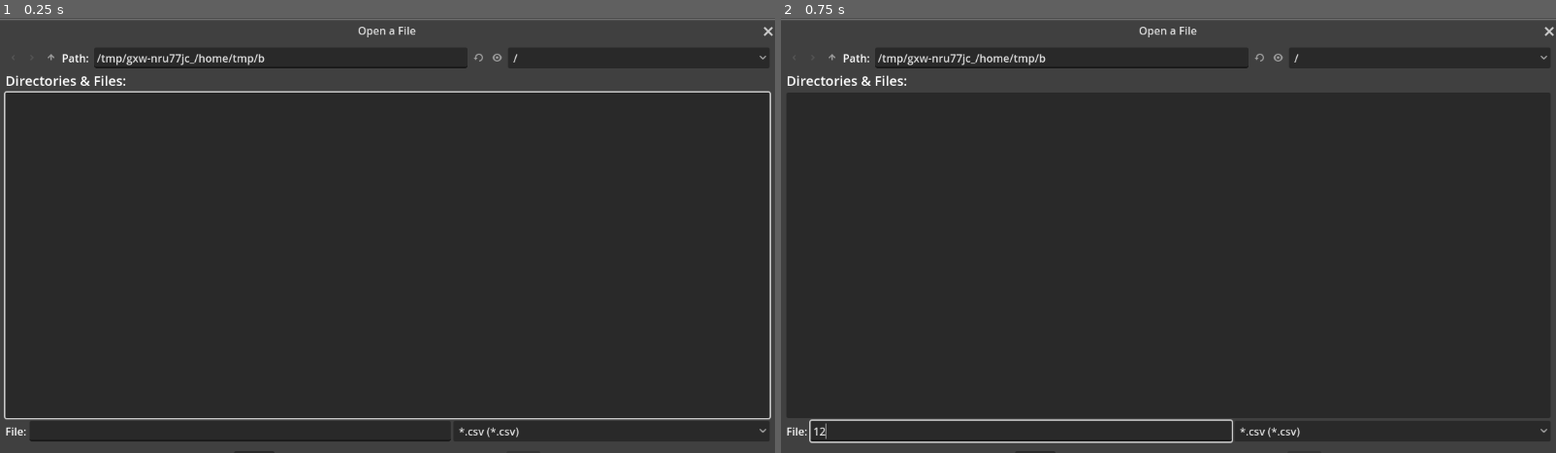
Above: before the commit, frames 1-2 (left to right).
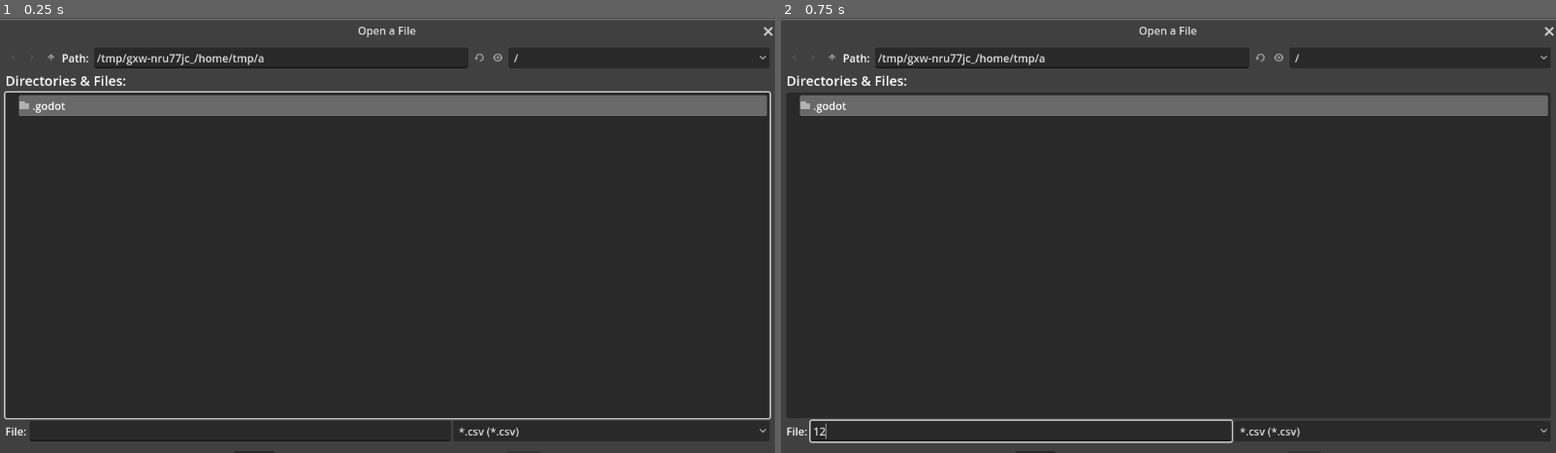
Above: after the commit, the same moments.

Repository: WarhawkPrime/Codierungstheorie
Game: Godot game, scene res://Main.tscn
The game is run twice, just before and just after one commit, with the same random seed, the same clock (stepped at 60 frames per second) and the same inputs. The engine's default icon, where the game draws it, is replaced by a stand-in: a white triangle on a blue panel in a dark square.
Inputs (mouse positions are in pixels of both pictures, inside the frame that each line leads up to):
- Up to frame 1 (0.25 s): no input
- Up to frame 2 (0.75 s): click (1021, 431) at 0.52 s; type "12" at 0.6 s

The runs differ from the first frame. In frame 1, 4.6% of the frame differs, in the area x 2-99%, y 8-23%; in frame 2, 4.6%.

Commit message:
Do be squashed

Diff:
--- a/MultMatrix/Main.gd
+++ b/MultMatrix/Main.gd
@@ -146,9 +146,10 @@
 
 func _on_h_slider_drag_ended(value_changed):
 	var value = $Toolbar/HSlider.value
-	var new_scale = Vector2.ONE * value / 100
+	print(value)
+	var new_scale = Vector2.ONE * value / 1000
 	if(fast):
-		cell_size = default_cell_size * ( value / 100 )
+		cell_size = default_cell_size * ( value / 1000 )
 		queue_redraw()
 	else:
 		rect_container.scale = new_scale
@@ -181,3 +182,8 @@
 
 func _on_button_pressed():
 	save_to()
+
+func _on_value_text_submitted(new_text):
+	var string_val: String = new_text
+	$Toolbar/HSlider.value = string_val.to_int()
+	_on_h_slider_drag_ended(string_val.to_int())
--- a/MultMatrix/Main.tscn
+++ b/MultMatrix/Main.tscn
@@ -23,6 +23,7 @@
 file_mode = 0
 access = 2
 filters = PackedStringArray("*.csv")
+show_hidden_files = true
 
 [node name="Main" type="VBoxContainer" parent="." node_paths=PackedStringArray("fileDialog")]
 layout_mode = 1
@@ -40,100 +41,66 @@
 
 [node name="HSeparator" type="HSeparator" parent="Main"]
 layout_mode = 2
-offset_right = 1152.0
-offset_bottom = 4.0
 
 [node name="Toolbar" type="HBoxContainer" parent="Main"]
-custom_minimum_size = Vector2i(0, 50)
+custom_minimum_size = Vector2(0, 50)
 layout_mode = 2
-offset_top = 8.0
-offset_right = 1152.0
-offset_bottom = 58.0
 
 [node name="OpenFile" type="Button" parent="Main/Toolbar"]
-custom_minimum_size = Vector2i(100, 50)
+custom_minimum_size = Vector2(100, 50)
 layout_mode = 2
-offset_right = 100.0
-offset_bottom = 50.0
 size_flags_vertical = 4
 text = "Open file ..."
 
 [node name="Color" type="VBoxContainer" parent="Main/Toolbar"]
 layout_mode = 2
-offset_left = 104.0
-offset_right = 146.0
-offset_bottom = 50.0
 
 [node name="Label" type="Label" parent="Main/Toolbar/Color"]
 layout_mode = 2
-offset_right = 42.0
-offset_bottom = 26.0
 size_flags_horizontal = 4
 text = "Color"
 horizontal_alignment = 1
 
 [node name="ColorPickerButton" type="ColorPickerButton" parent="Main/Toolbar/Color"]
+custom_minimum_size = Vector2(0, 25)
 layout_mode = 2
-offset_top = 30.0
-offset_right = 42.0
-offset_bottom = 38.0
 icon = ExtResource("2_x05n1")
 expand_icon = true
 edit_alpha = false
 
 [node name="Scale" type="Label" parent="Main/Toolbar"]
 layout_mode = 2
-offset_left = 150.0
-offset_top = 12.0
-offset_right = 190.0
-offset_bottom = 38.0
 text = "Scale"
 
 [node name="HSlider" type="HSlider" parent="Main/Toolbar"]
 layout_mode = 2
-offset_left = 194.0
-offset_top = 17.0
-offset_right = 1048.0
-offset_bottom = 33.0
 size_flags_horizontal = 3
 size_flags_vertical = 4
-max_value = 500.0
-value = 100.0
+max_value = 5000.0
+value = 1000.0
 allow_greater = true
 ticks_on_borders = true
 
-[node name="Value" type="Label" parent="Main/Toolbar"]
+[node name="Value" type="LineEdit" parent="Main/Toolbar"]
+custom_minimum_size = Vector2(100, 40)
 layout_mode = 2
-offset_left = 1052.0
-offset_top = 12.0
-offset_right = 1080.0
-offset_bottom = 38.0
-text = "100"
+size_flags_vertical = 4
+text = "1000"
+placeholder_text = "1000
+"
 
 [node name="Button" type="Button" parent="Main/Toolbar"]
 layout_mode = 2
-offset_left = 1084.0
-offset_right = 1152.0
-offset_bottom = 50.0
 text = "TO PNG"
 
 [node name="HSeparator2" type="HSeparator" parent="Main"]
 layout_mode = 2
-offset_top = 62.0
-offset_right = 1152.0
-offset_bottom = 66.0
 
 [node name="HSeparator3" type="HSeparator" parent="Main"]
 layout_mode = 2
-offset_top = 70.0
-offset_right = 1152.0
-offset_bottom = 74.0
 
 [node name="MatrixContainer" type="TextureRect" parent="Main"]
 layout_mode = 2
-offset_top = 78.0
-offset_right = 1152.0
-offset_bottom = 648.0
 size_flags_horizontal = 3
 size_flags_vertical = 3
 
@@ -142,4 +109,5 @@
 [connection signal="color_changed" from="Main/Toolbar/Color/ColorPickerButton" to="Main" method="_on_color_picker_button_color_changed"]
 [connection signal="drag_ended" from="Main/Toolbar/HSlider" to="Main" method="_on_h_slider_drag_ended"]
 [connection signal="value_changed" from="Main/Toolbar/HSlider" to="Main" method="_on_h_slider_value_changed"]
+[connection signal="text_submitted" from="Main/Toolbar/Value" to="Main" method="_on_value_text_submitted"]
 [connection signal="pressed" from="Main/Toolbar/Button" to="Main" method="_on_button_pressed"]
Not shown, changed: CMakeLists.txt
Not shown, changed: Codierungstheorie/Header Files/EGF.h
Not shown, added: Codierungstheorie/Header Files/ModularPolynomArithmetic.h
Not shown, changed: Codierungstheorie/Header Files/Polynom.h
Not shown, changed: Codierungstheorie/Source Files/Polynom.cpp
Not shown, added: Codierungstheorie/Source Files/Task_1.cpp
Not shown, changed: Codierungstheorie/Source Files/main.cpp
Not shown, added: MultMatrix/MatrixVisualisation.console.exe
Not shown, added: MultMatrix/MatrixVisualisation.exe
Not shown, added: MultMatrix/MatrixVisualisation.pck
Not shown, changed: MultMatrix/README.md
Not shown, added: README.md
(and 3 more such lines)
